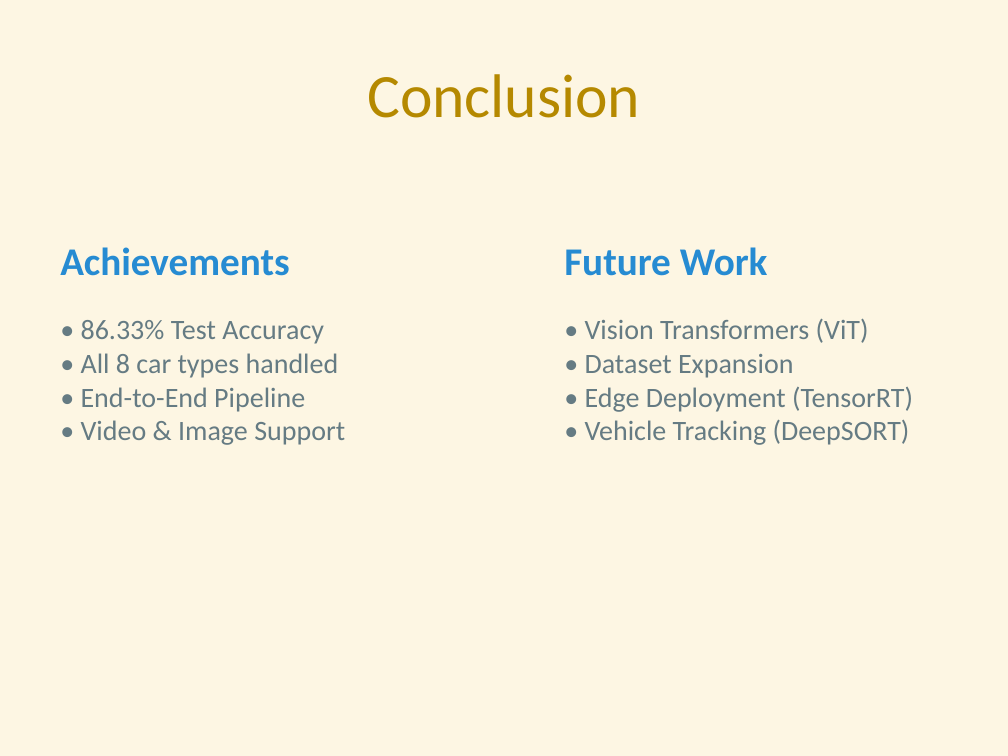
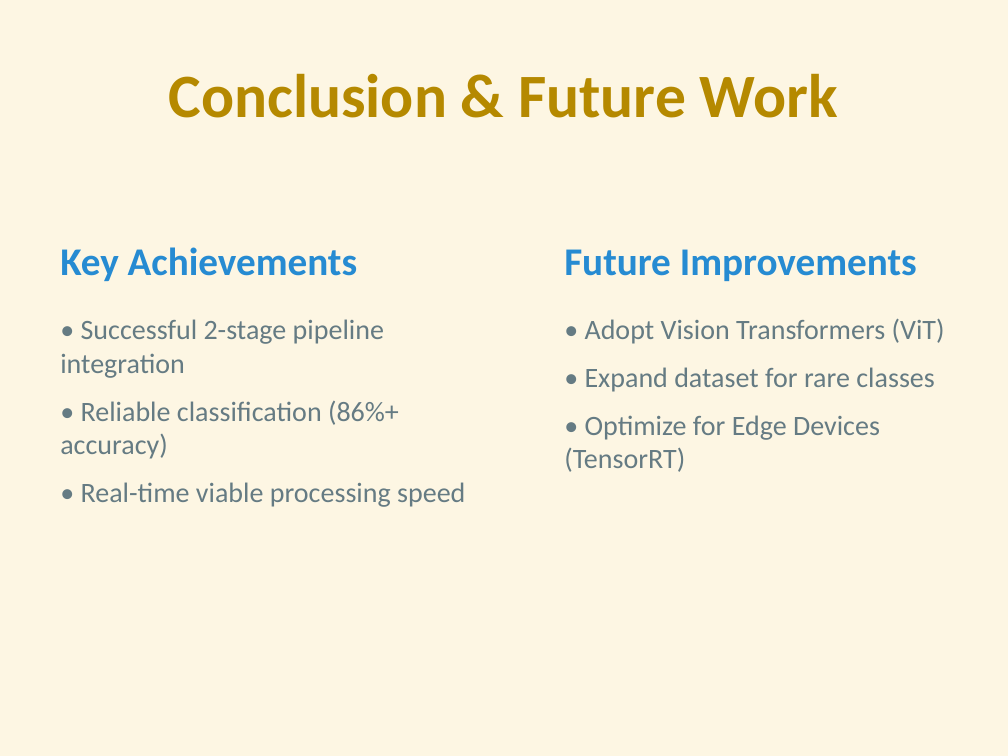
Before and after one commit to HyzenTech/car-retrieval-system, a slide deck: slide 10 of presentation.pptx (slide 11 before the commit). Drawn at 1008x756 pixels with LibreOffice and Linux fonts; fonts in the diff are those of the drawing. Boxes give left, top, right and bottom in pixels: in the first picture for what was removed or moved away, otherwise in the second. Text is boxed around its words. In the diff, an @@ line names an element or a change of style, - is before the commit and + after.

```diff
--- a/presentation.pptx
+++ b/presentation.pptx
@@ title at [169,73,838,118]: text changed; bold on @@
-Conclusion
+Conclusion & Future Work
@@ text at [60,247,465,507]: text changed @@
-Achievements
-• 86.33% Test Accuracy
-• All 8 car types handled
-• End-to-End Pipeline
-• Video & Image Support
+Key Achievements
+• Successful 2-stage pipeline integration
+• Reliable classification (86%+ accuracy)
+• Real-time viable processing speed
@@ text at [564,249,945,472]: text changed @@
-Future Work
-• Vision Transformers (ViT)
-• Dataset Expansion
-• Edge Deployment (TensorRT)
-• Vehicle Tracking (DeepSORT)
+Future Improvements
+• Adopt Vision Transformers (ViT)
+• Expand dataset for rare classes
+• Optimize for Edge Devices (TensorRT)
```
Also in this commit, not shown: 6 other slides changed, 3 slides added, 4 slides removed, 1 other file.
